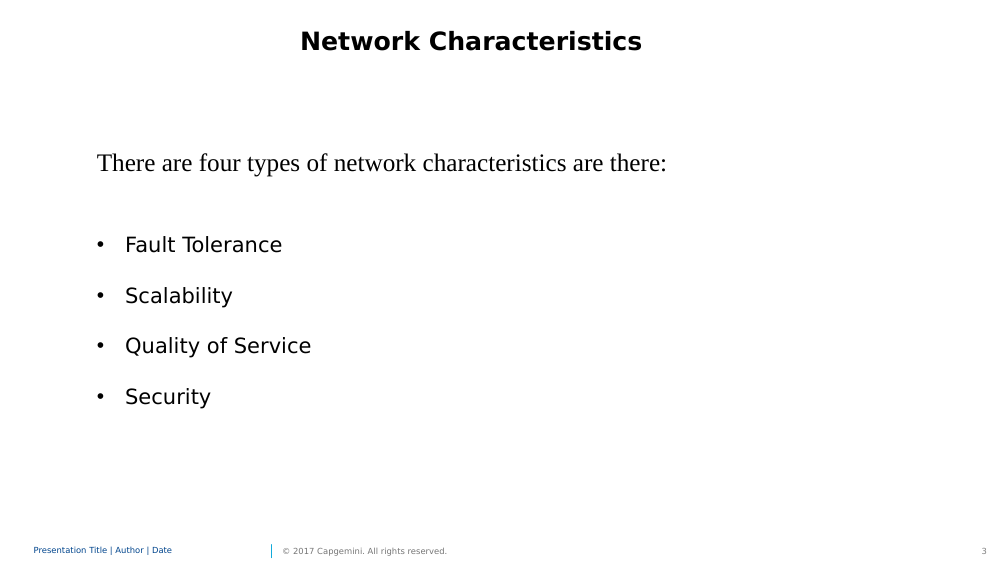
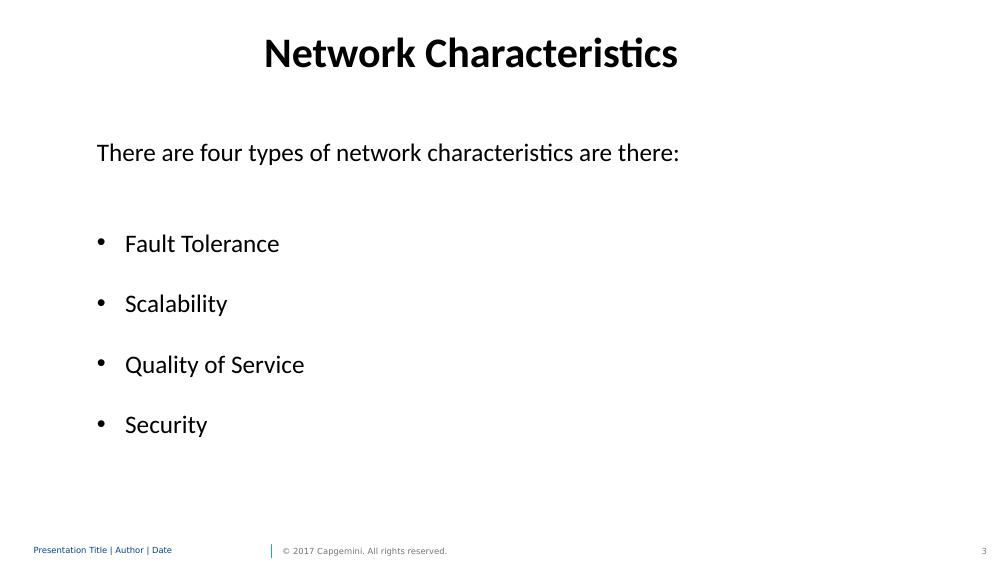
Before and after one commit to PriyalPotnis/m1, a slide deck: slide 3 of M1.pptx. Drawn at 1008x567 pixels with LibreOffice and Linux fonts; fonts in the diff are those of the drawing. Boxes give left, top, right and bottom in pixels: in the first picture for what was removed or moved away, otherwise in the second. Text is boxed around its words. In the diff, an @@ line names an element or a change of style, - is before the commit and + after.

```diff
--- a/M1.pptx
+++ b/M1.pptx
@@ text "Network Characteristics" at [97,37,680,437]: size 24 to 40 pt in "Network Characteristics"; font DejaVu Sans to Calibri in "Network Characteristics", "Fault Tolerance", "Scalability", "Quality of Service" and 1 more places; font Times New Roman to Calibri in "There are four types of network characteristics ..."; size 20 to 24 pt in "Fault Tolerance", "Scalability", "Quality of Service", "Security" @@
```
Also in this commit, not shown: 10 other slides changed, 1 slide removed, 1 other file.
